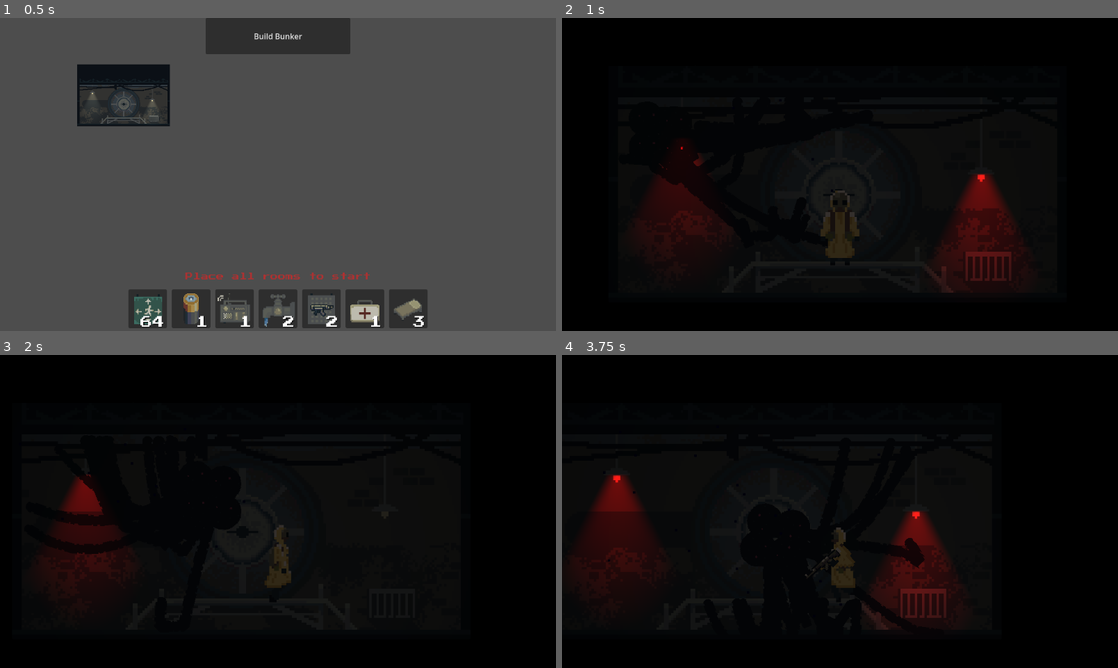
Above: before the commit, frames 1-4 (two rows, left to right).
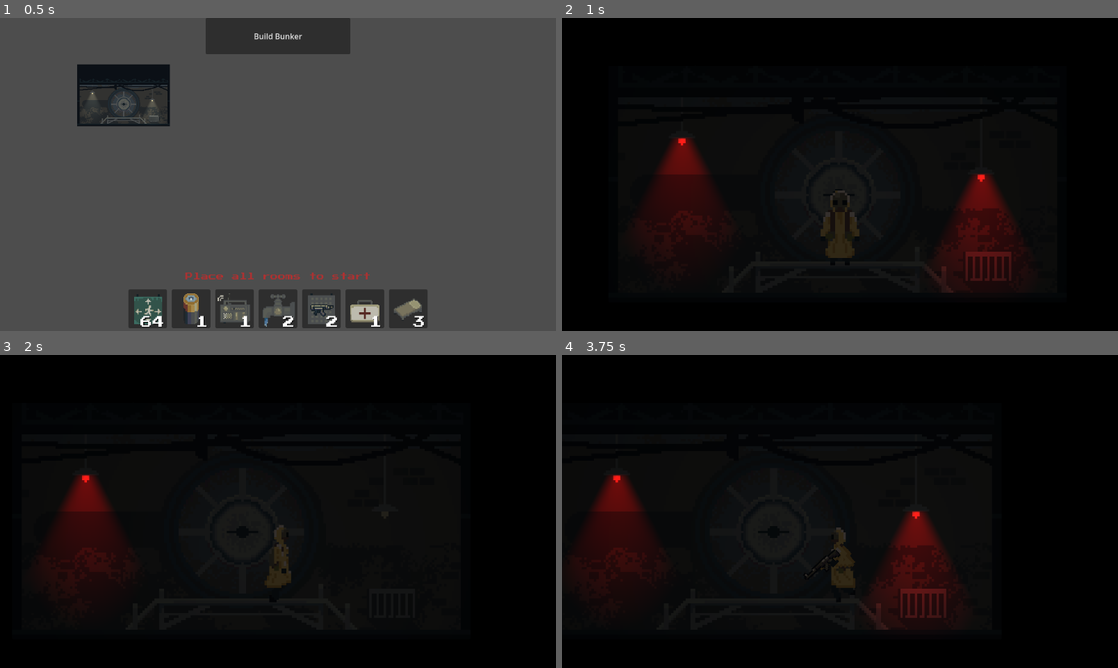
Above: after the commit, the same moments.

Repository: BearWithMePlease/spooky
Game: Godot game, scene res://scenes/bunker_builder.tscn
Two runs of this game, one before a commit and one after it. Both use one fixed random seed, a clock stepped at 60 frames per second and the inputs below.
Inputs (mouse positions are in pixels of both pictures, inside the frame that each line leads up to):
- Up to frame 1 (0.5 s): no input
- Up to frame 2 (1 s): click "Build Bunker" at 0.5 s
- Up to frame 3 (2 s): tap Enter (ui_accept) at 1.25, 1.52 s; move the mouse to (400, 495) at 1.27 s; press the mouse at (400, 495) at 1.28 s; hold D (Right) from 1.28 s (still down)
- Up to frame 4 (3.75 s): move the mouse to (728, 527) at 2.02 s; release the mouse at (728, 527) at 2.03 s; tap Middle mouse button (drag) at 2.1 s; tap Enter (ui_accept) at 2.27 s; move the mouse to (895, 442) at 2.77 s; release D (Right) at 2.78 s; hold A (Left) 2.78-3.53 s; tap 2 (equip gun) at 2.85 s; move the mouse to (812, 574) at 3.52 s; hold D (Right) from 3.53 s (still down); tap 1 (equip hands) at 3.6 s

Frame 1 is identical in both runs. In frame 2, 1.2% of the frame differs, in the area x 16-30%, y 38-65%; in frame 3, 0.9%; in frame 4, 0.5%.

Commit message:
Added sound & ladder fix

Diff:
--- a/prefab/modules/communication.tscn
+++ b/prefab/modules/communication.tscn
@@ -1,9 +1,11 @@
-[gd_scene load_steps=12 format=3 uid="uid://bwisoomk8helm"]
+[gd_scene load_steps=14 format=3 uid="uid://bwisoomk8helm"]
 
 [ext_resource type="Script" path="res://scripts/module.gd" id="1_rdnqu"]
 [ext_resource type="Texture2D" uid="uid://b64wfhxrqbnmr" path="res://imgs/modules/communication/n.png" id="2_43pyl"]
 [ext_resource type="Texture2D" uid="uid://d0o40bd2267b" path="res://imgs/modules/communication/wall.png" id="2_p30nr"]
 [ext_resource type="PackedScene" uid="uid://dki4talhc74jp" path="res://prefab/ceiling_lamp.tscn" id="3_4bq63"]
+[ext_resource type="PackedScene" uid="uid://bospy2knasfaj" path="res://prefab/sound_effect.tscn" id="5_5ia4q"]
+[ext_resource type="AudioStream" uid="uid://dlogiyt4kskmo" path="res://audio/sfx/communication_running.mp3" id="6_vqa0v"]
 
 [sub_resource type="OccluderPolygon2D" id="OccluderPolygon2D_j4v7c"]
 polygon = PackedVector2Array(0, -3, 0, -50, 128, -50, 128, -3, 127, -3, 127, -49, 1, -49, 1, -3)
@@ -97,3 +99,8 @@
 y_sort_enabled = true
 position = Vector2(64, 64)
 texture = ExtResource("2_p30nr")
+
+[node name="Sound" parent="Sprite" groups=["sound_communication"] instance=ExtResource("5_5ia4q")]
+position = Vector2(112, 107)
+stream = ExtResource("6_vqa0v")
+volume_db = -5.0
--- a/prefab/modules/corridor.tscn
+++ b/prefab/modules/corridor.tscn
@@ -1,7 +1,7 @@
 [gd_scene load_steps=16 format=3 uid="uid://dmfpfr5xhngv5"]
 
 [ext_resource type="Script" path="res://scripts/module.gd" id="1_uf4wc"]
-[ext_resource type="Texture2D" uid="uid://crp5sk801ree8" path="res://imgs/modules/corridor/h_d.png" id="2_5fwbu"]
+[ext_resource type="Texture2D" uid="uid://c2hbwjrkxdpl7" path="res://imgs/modules/corridor/l_u.png" id="2_k2fv2"]
 [ext_resource type="PackedScene" uid="uid://dki4talhc74jp" path="res://prefab/ceiling_lamp.tscn" id="3_nm2i0"]
 
 [sub_resource type="OccluderPolygon2D" id="OccluderPolygon2D_rs0by"]
@@ -44,7 +44,7 @@
 script = ExtResource("1_uf4wc")
 
 [node name="Sprite" type="Sprite2D" parent="."]
-texture = ExtResource("2_5fwbu")
+texture = ExtResource("2_k2fv2")
 centered = false
 
 [node name="Borders" type="StaticBody2D" parent="Sprite"]
@@ -151,6 +151,7 @@
 position = Vector2(32, 20)
 
 [node name="Interactables" type="Node2D" parent="Sprite"]
+visible = false
 
 [node name="Ladder" type="Area2D" parent="Sprite/Interactables" groups=["ladder"]]
 
--- a/prefab/modules/generator.tscn
+++ b/prefab/modules/generator.tscn
@@ -1,10 +1,12 @@
-[gd_scene load_steps=13 format=3 uid="uid://ogv0kj11knlg"]
+[gd_scene load_steps=15 format=3 uid="uid://ogv0kj11knlg"]
 
 [ext_resource type="Script" path="res://scripts/module.gd" id="2_2pgmg"]
 [ext_resource type="Texture2D" uid="uid://ba82qlhnxs647" path="res://imgs/modules/generator/n.png" id="2_f5htx"]
 [ext_resource type="Texture2D" uid="uid://23fct8kq14u0" path="res://imgs/modules/generator/wall.png" id="2_hvsvt"]
 [ext_resource type="PackedScene" uid="uid://dki4talhc74jp" path="res://prefab/ceiling_lamp.tscn" id="3_uedks"]
 [ext_resource type="PackedScene" uid="uid://tbs4ifkjrnhc" path="res://prefab/vent.tscn" id="5_nnwbo"]
+[ext_resource type="AudioStream" uid="uid://cn3njy7bpuo3h" path="res://audio/sfx/generator_running.mp3" id="6_e7xe1"]
+[ext_resource type="PackedScene" uid="uid://bospy2knasfaj" path="res://prefab/sound_effect.tscn" id="6_f2cux"]
 
 [sub_resource type="OccluderPolygon2D" id="OccluderPolygon2D_5q2ex"]
 polygon = PackedVector2Array(-128, -37, 128, -36, 128, 10, 127, 10, 127, -35, -127, -36, -127, 10, -128, 10)
@@ -103,3 +105,6 @@
 y_sort_enabled = true
 position = Vector2(128, 64)
 texture = ExtResource("2_hvsvt")
+
+[node name="Sound" parent="Sprite" groups=["sound_generator"] instance=ExtResource("6_f2cux")]
+stream = ExtResource("6_e7xe1")
--- a/prefab/modules/water.tscn
+++ b/prefab/modules/water.tscn
@@ -1,9 +1,11 @@
-[gd_scene load_steps=12 format=3 uid="uid://qr05ktwbxvl1"]
+[gd_scene load_steps=14 format=3 uid="uid://qr05ktwbxvl1"]
 
 [ext_resource type="Script" path="res://scripts/module.gd" id="1_ihai3"]
 [ext_resource type="Texture2D" uid="uid://bbdoyjknw2ka" path="res://imgs/modules/water/wall.png" id="2_2nl0j"]
 [ext_resource type="Texture2D" uid="uid://bylcwkiuwpvgc" path="res://imgs/modules/water/n.png" id="2_rcalp"]
 [ext_resource type="PackedScene" uid="uid://dki4talhc74jp" path="res://prefab/ceiling_lamp.tscn" id="3_oe547"]
+[ext_resource type="PackedScene" uid="uid://bospy2knasfaj" path="res://prefab/sound_effect.tscn" id="5_wcbpo"]
+[ext_resource type="AudioStream" uid="uid://daqp0biulpdko" path="res://audio/sfx/water_pump.mp3" id="6_176fv"]
 
 [sub_resource type="OccluderPolygon2D" id="OccluderPolygon2D_ixtf7"]
 polygon = PackedVector2Array(1, -3, 0, -3, 0, -50, 192, -49, 192, -3, 191, -3, 191, -48, 1, -49)
@@ -36,6 +38,7 @@
 script = ExtResource("1_ihai3")
 
 [node name="Sprite" type="Sprite2D" parent="."]
+light_mask = 3073
 texture = ExtResource("2_rcalp")
 centered = false
 
@@ -79,16 +82,20 @@
 [node name="PointLight2D2" type="PointLight2D" parent="Sprite/Lights" groups=["electric_light", "water_light"]]
 position = Vector2(34, 62)
 energy = 0.5
+range_item_cull_mask = 1024
 texture = SubResource("GradientTexture2D_fp0cu")
 
 [node name="PointLight2D3" type="PointLight2D" parent="Sprite/Lights" groups=["electric_light", "water_light"]]
 position = Vector2(64, 63)
 energy = 0.5
+range_item_cull_mask = 1024
 texture = SubResource("GradientTexture2D_fp0cu")
 
 [node name="PointLight2D" type="PointLight2D" parent="Sprite/Lights" groups=["electric_light", "water_light"]]
+light_mask = 1024
 position = Vector2(139, 103)
 energy = 0.5
+range_item_cull_mask = 1024
 texture = SubResource("GradientTexture2D_fp0cu")
 
 [node name="Interactables" type="Node2D" parent="Sprite"]
@@ -105,3 +112,7 @@
 y_sort_enabled = true
 position = Vector2(96, 64)
 texture = ExtResource("2_2nl0j")
+
+[node name="Sound" parent="Sprite" groups=["sound_water"] instance=ExtResource("5_wcbpo")]
+position = Vector2(112, 103)
+stream = ExtResource("6_176fv")
--- /dev/null
+++ b/prefab/sound_effect.tscn
@@ -0,0 +1,9 @@
+[gd_scene format=3 uid="uid://bospy2knasfaj"]
+
+[node name="Sound" type="AudioStreamPlayer2D" groups=["sound_effects"]]
+position = Vector2(112, 106)
+volume_db = -10.0
+max_distance = 750.0
+attenuation = 3.0
+bus = &"SFX"
+area_mask = 0
--- a/project.godot
+++ b/project.godot
@@ -48,6 +48,10 @@
 hospital_light=""
 water_light=""
 ladder=""
+sound_effects=""
+sound_water=""
+sound_generator=""
+sound_communication=""
 
 [input]
 
--- a/scenes/main_scene.tscn
+++ b/scenes/main_scene.tscn
@@ -1,9 +1,10 @@
-[gd_scene load_steps=51 format=3 uid="uid://bo6ew1t4jg2x6"]
+[gd_scene load_steps=52 format=3 uid="uid://bo6ew1t4jg2x6"]
 
 [ext_resource type="Script" path="res://scripts/main_scene.gd" id="1_0jyw0"]
 [ext_resource type="Script" path="res://scripts/light_control.gd" id="2_una4x"]
 [ext_resource type="Script" path="res://scripts/player/player_char.gd" id="4_blcld"]
 [ext_resource type="Texture2D" uid="uid://843kfwxv80ts" path="res://images/player/hazmat.png" id="5_4o6dv"]
+[ext_resource type="Script" path="res://scripts/audio_control.gd" id="5_wrx4j"]
 [ext_resource type="Texture2D" uid="uid://bahc3spqbwwxl" path="res://images/player/hazmat_with_hands.png" id="6_qws5h"]
 [ext_resource type="FontFile" uid="uid://gosmfve4h532" path="res://imgs/PressStart2P-Regular.ttf" id="7_5wvvi"]
 [ext_resource type="PackedScene" uid="uid://betx6m81e680d" path="res://prefab/monster/monster.tscn" id="7_yfrkd"]
@@ -661,6 +662,7 @@
 navigation_polygon = SubResource("NavigationPolygon_ki8cn")
 
 [node name="Monster" parent="." instance=ExtResource("7_yfrkd")]
+visible = false
 position = Vector2(0, 0)
 
 [node name="Player" type="CharacterBody2D" parent="."]
@@ -674,6 +676,10 @@
 blend_mode = 2
 shadow_enabled = true
 texture = SubResource("GradientTexture2D_x2omx")
+
+[node name="Audio_Control" type="AudioListener2D" parent="Player"]
+current = true
+script = ExtResource("5_wrx4j")
 
 [node name="Camera" type="Camera2D" parent="Player"]
 scale = Vector2(0.987829, 0.884354)
@@ -697,10 +703,10 @@
 
 [node name="body3" type="Sprite2D" parent="Player"]
 z_index = 2
-position = Vector2(0.333, 4.666)
+position = Vector2(0, 4.666)
 texture = ExtResource("6_qws5h")
 hframes = 23
-frame = 18
+frame = 10
 
 [node name="AnimationPlayer2" type="AnimationPlayer" parent="Player"]
 libraries = {
@@ -747,6 +753,7 @@
 text = "press E to interact"
 
 [connection signal="finished_ready" from="." to="Light_Control" method="on_main_finished_ready"]
+[connection signal="finished_ready" from="." to="Player/Audio_Control" method="on_main_finished_ready"]
 [connection signal="bake_finished" from="Modules" to="Monster" method="_on_modules_bake_finished"]
 [connection signal="area_entered" from="Player/Area2D" to="Player" method="_on_area_2d_area_entered"]
 [connection signal="area_exited" from="Player/Area2D" to="Player" method="_on_area_2d_area_exited"]
--- /dev/null
+++ b/scripts/audio_control.gd
@@ -0,0 +1,10 @@
+extends AudioListener2D
+
+var sound_effects: Array
+
+func on_main_finished_ready():
+	self.sound_effects = get_tree().get_nodes_in_group("sound_effects")
+
+	# Start all sound effects
+	for audio_player:AudioStreamPlayer2D in sound_effects:
+		audio_player.play()
Not shown, added: audio/sfx/communication_running.mp3.import
Not shown, added: audio/sfx/generator_running.mp3.import
Not shown, added: audio/sfx/water_pump.mp3.import
Binary file changed: imgs/modules/corridor/n_v.png
Not shown, added: audio/sfx/communication_running.mp3
Not shown, added: audio/sfx/generator_running.mp3
Not shown, added: audio/sfx/water_pump.mp3
